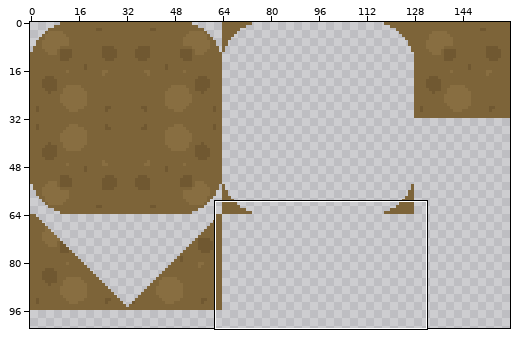
One commit to this sprite sheet: assets/ground-atlas.png. Above: a wide view before the commit, with the close-up outlined.
Close-up. The starting point:
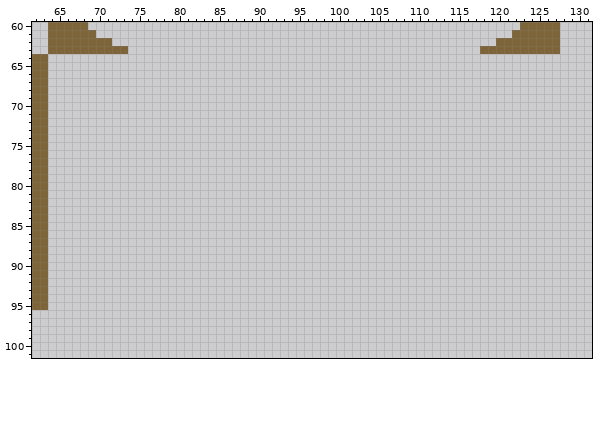
The file is 160x160 pixels. Shown: x 62..131, y 60..101. The wide view leaves out empty margins.
And afterwards:
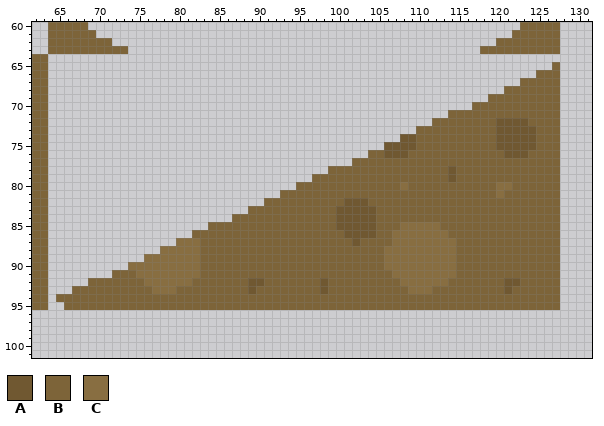
Palette (. is transparent): A #705831  B #7d6439  C #886e41
The edit:
Changed rows in their new state; - is an unchanged pixel.
first column x 65:
 65 --------------------------------------------------------------B
 66 ------------------------------------------------------------BBB
 67 ----------------------------------------------------------BBBBB
 68 --------------------------------------------------------BBBBBBB
 69 ------------------------------------------------------BBBBBBBBB
 70 ----------------------------------------------------BBBBBBBBBBB
 71 -------------------------------------------------BBBBBBBBBBBBBB
 72 -----------------------------------------------BBBBBBBBAAAABBBB
 73 ---------------------------------------------BBBBBBBBBBAAAAABBB
 74 -------------------------------------------AABBBBBBBBBBAAAAABBB
 75 -----------------------------------------AAAABBBBBBBBBBAAAAABBB
 76 ---------------------------------------BBAAABBBBBBBBBBBBAAABBBB
 77 -------------------------------------BBBBBBBBBBBBBBBBBBBBBBBBBB
 78 ----------------------------------BBBBBBBBBBBBBBBABBBBBBBBBBBBB
 79 --------------------------------BBBBBBBBBBBBBBBBBABBBBBBBBBBBBB
 80 ------------------------------BBBBBBBBBBBBBCBBBBBBBBBBBCCBBBBBB
 81 ----------------------------BBBBBBBBBBBBBBBBBBBBBBBBBBBCBBBBBBB
 82 --------------------------BBBBBBBBBBAAABBBBBBBBBBBBBBBBBBBBBBBB
 83 ------------------------BBBBBBBBBBBAAAAABBBBBBBBBBBBBBBBBBBBBBB
 84 ----------------------BBBBBBBBBBBBBAAAAABBBBBBBBBBBBBBBBBBBBBBB
 85 -------------------BBBBBBBBBBBBBBBBAAAAABBBCCCCCBBBBBBBBBBBBBBB
 86 -----------------BBBBBBBBBBBBBBBBBBBAAAABBCCCCCCCBBBBBBBBBBBBBB
 87 ---------------CCCBBBBBBBBBBBBBBBBBBBABBBBCCCCCCCCBBBBBBBBBBBBB
 88 -------------CCCCCBBBBBBBBBBBBBBBBBBBBBBBCCCCCCCCCBBBBBBBBBBBBB
 89 -----------CCCCCCCBBBBBBBBBBBBBBBBBBBBBBBCCCCCCCCCBBBBBBBBBBBBB
 90 ---------CCCCCCCCCBBBBBBBBBBBBBBBBBBBBBBBCCCCCCCCCBBBBBBBBBBBBB
 91 -------BBBCCCCCCCCBBBBBBBBBBBBBBBBBBBBBBBBCCCCCCCCBBBBBBBBBBBBB
 92 ----BBBBBBBCCCCCCBBBBBBBAABBBBBBBABBBBBBBBBCCCCCCBBBBBBBAABBBBB
 93 --BBBBBBBBBBCCCBBBBBBBBBABBBBBBBBABBBBBBBBBBCCCBBBBBBBBBABBBBBB
 94 BBBBBBBBBBBBBBBBBBBBBBBBBBBBBBBBBBBBBBBBBBBBBBBBBBBBBBBBBBBBBBB
 95 -BBBBBBBBBBBBBBBBBBBBBBBBBBBBBBBBBBBBBBBBBBBBBBBBBBBBBBBBBBBBBB
